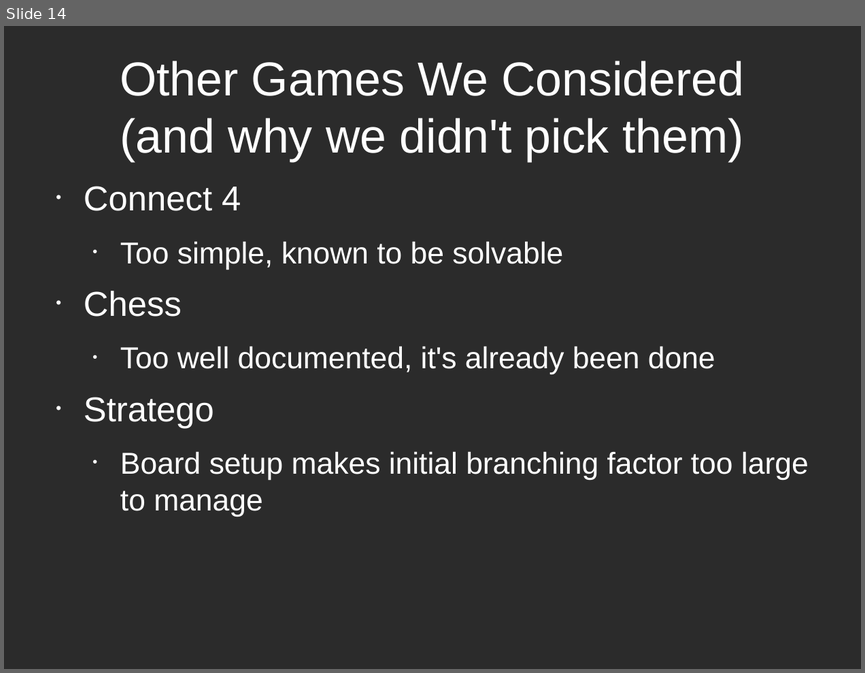
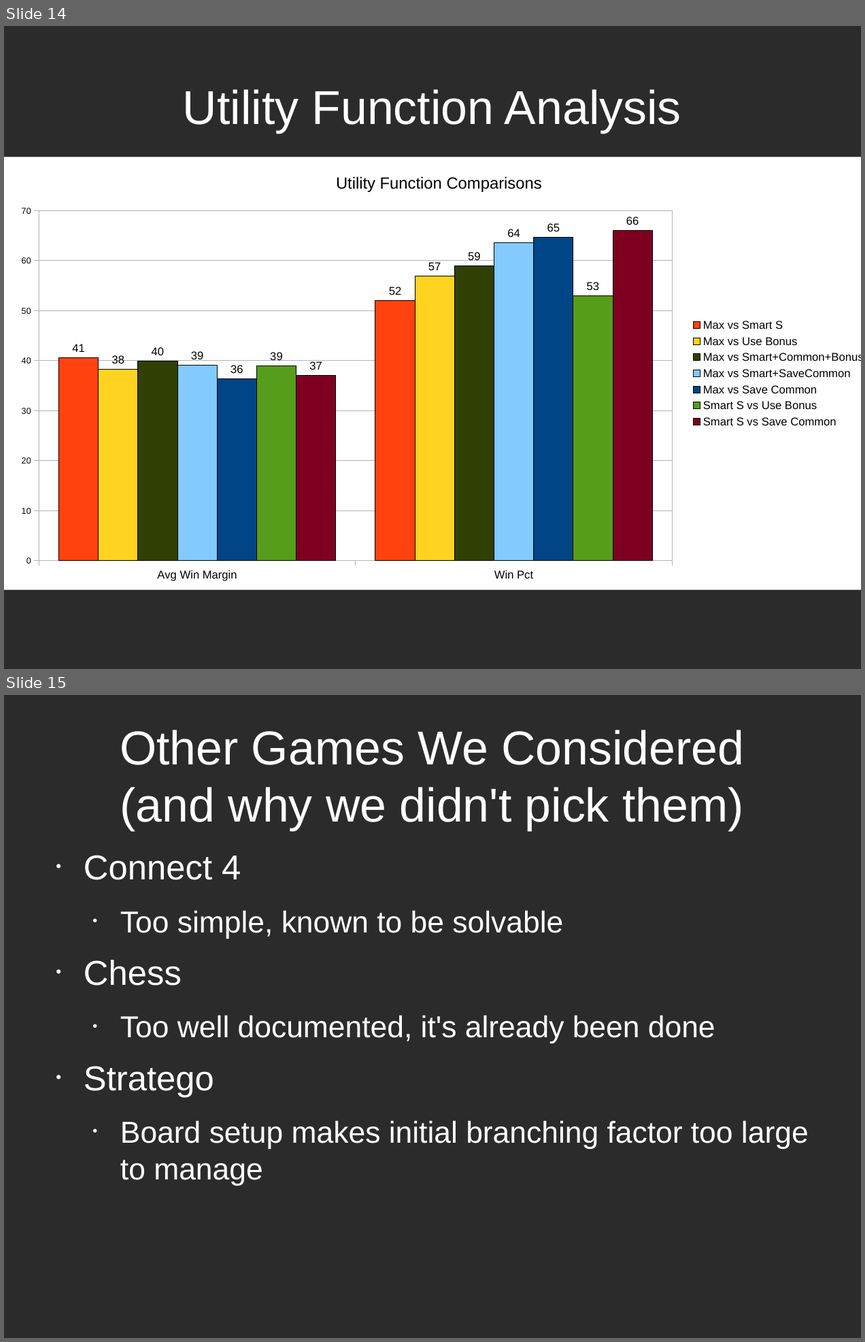
Before and after one commit to serenserifoglu/sharpscrabble, a slide deck: docs/SharpScrabble.odp. Shown one above the other, each under a label of ours: slide 14 before the commit, slides 14 and 15 after it. The pictures are 865x673 and 865x1342 pixels, drawn with LibreOffice and Linux fonts; fonts in the diff are those of the drawing; background and template pictures are left out; a plain dark background stands for a picture behind light text. Boxes give left, top, right and bottom in pixels: in the first picture for what was removed or moved away, otherwise in the second. Text is boxed around its words. In the diff, an @@ line names an element or a change of style, - is before the commit and + after.

Commit message:
Adding GameState to setup; docs for comparison of utility functions

```diff
--- a/docs/SharpScrabble.odp
+++ b/docs/SharpScrabble.odp
@@ slide 14 added at <box>4,26,861,669</box>, background picture (left out) @@
@@ title added at <box>183,89,681,133</box>, 44 pt, text #FFFFFF @@
+Utility Function Analysis
@@ column chart added at <box>4,157,861,590</box> @@
+title "Utility Function Comparisons"
+categories: Avg Win Margin, Win Pct
+Max vs Smart S: 41, 52
+Max vs Use Bonus: 38, 57
+Max vs Smart+Common+Bonus: 40, 59
+Max vs Smart+SaveCommon: 39, 64
+Max vs Save Common: 36, 65
+Smart S vs Use Bonus: 39, 53
+Smart S vs Save Common: 37, 66
@@ what was slide 14 is now slide 15 @@
```
Also in this commit, not shown: 3 slides changed, 7 other files.
